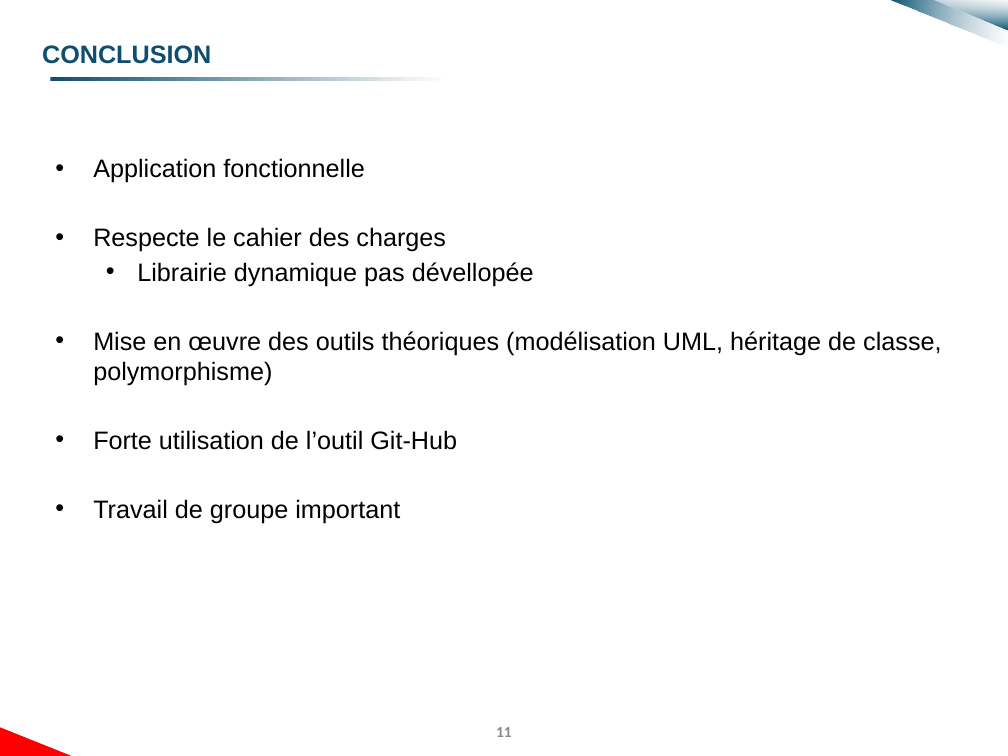
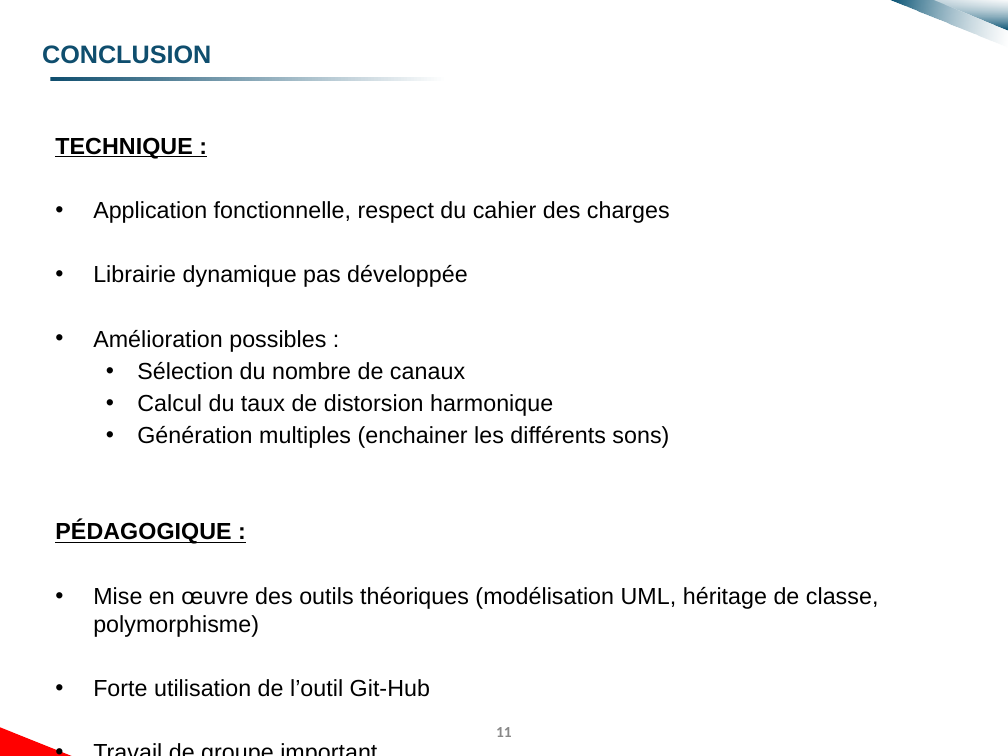
Before and after one commit to Nakio195/GBF_Project, a slide deck: slide 11 of Docs/Rendus/Rendu 3/Rendu 3.pptx. Drawn at 1008x756 pixels with LibreOffice and Linux fonts; fonts in the diff are those of the drawing; background and template pictures are left out. Boxes give left, top, right and bottom in pixels: in the first picture for what was removed or moved away, otherwise in the second. Text is boxed around its words. In the diff, an @@ line names an element or a change of style, - is before the commit and + after.

```diff
--- a/Docs/Rendus/Rendu 3/Rendu 3.pptx
+++ b/Docs/Rendus/Rendu 3/Rendu 3.pptx
@@ text "TECHNIQUE :": place and size @@
-text "TECHNIQUE :" at [93,158,941,523]
+text "TECHNIQUE :" at [55,137,879,697]
@@ text at [55,137,670,544]: text changed; size 18 to 16.6 pt @@
-• Application fonctionnelle
-• Respecte le cahier des charges
-  • Librairie dynamique pas dévellopée
+TECHNIQUE :
+• Application fonctionnelle, respect du cahier des charges
+• Librairie dynamique pas développée
+• Amélioration possibles :
+  • Sélection du nombre de canaux
+  • Calcul du taux de distorsion harmonique
+  • Génération multiples (enchainer les différents sons)
+PÉDAGOGIQUE :
@@ text at [93,587,879,697]: size 18 to 16.6 pt in "Mise en œuvre des outils théoriques (modélisation ...", "Forte utilisation de l’outil Git-Hub", "Travail de groupe important" @@
```
Also in this commit, not shown: 9 other slides changed, 4 slides added.
